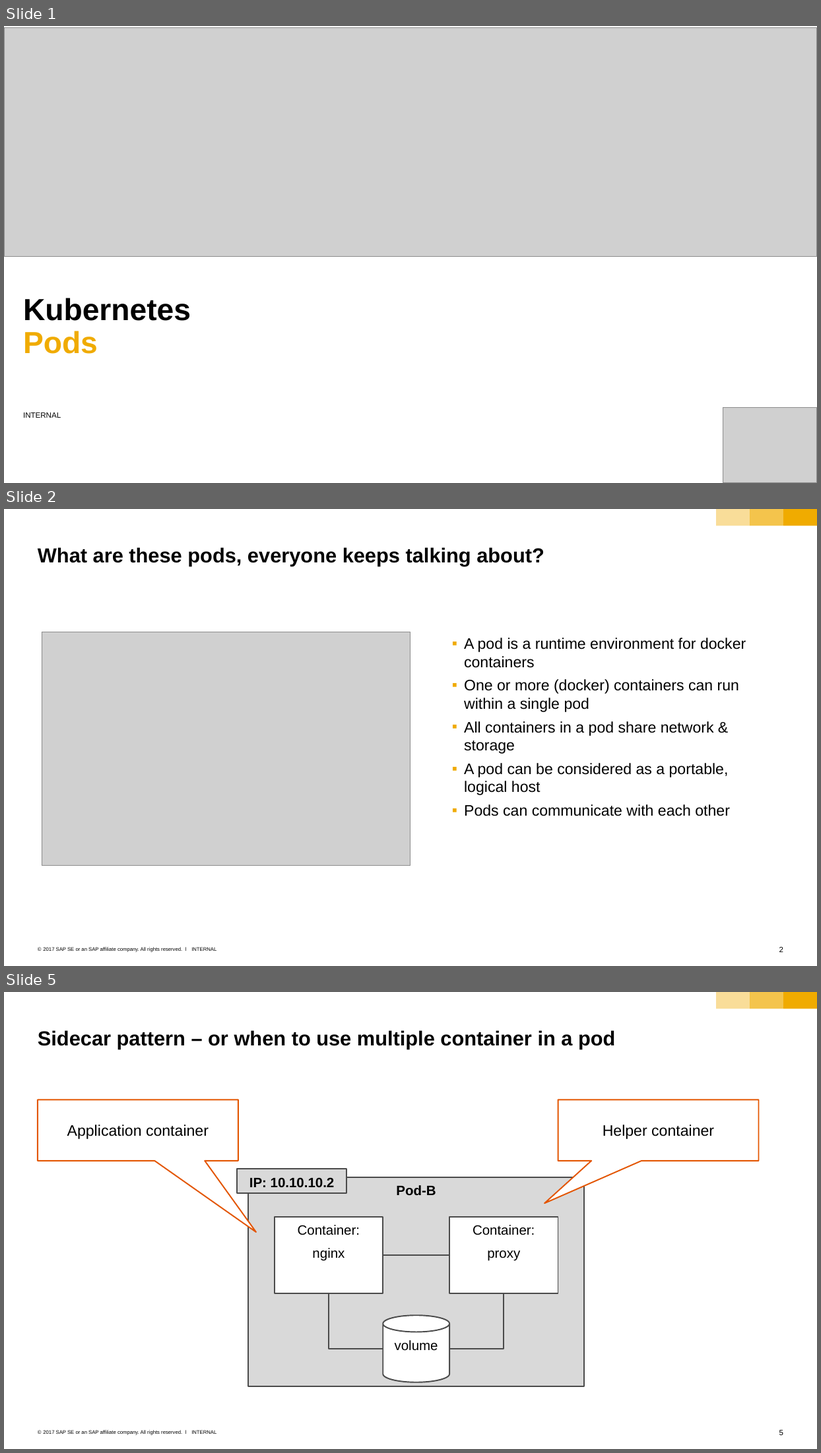
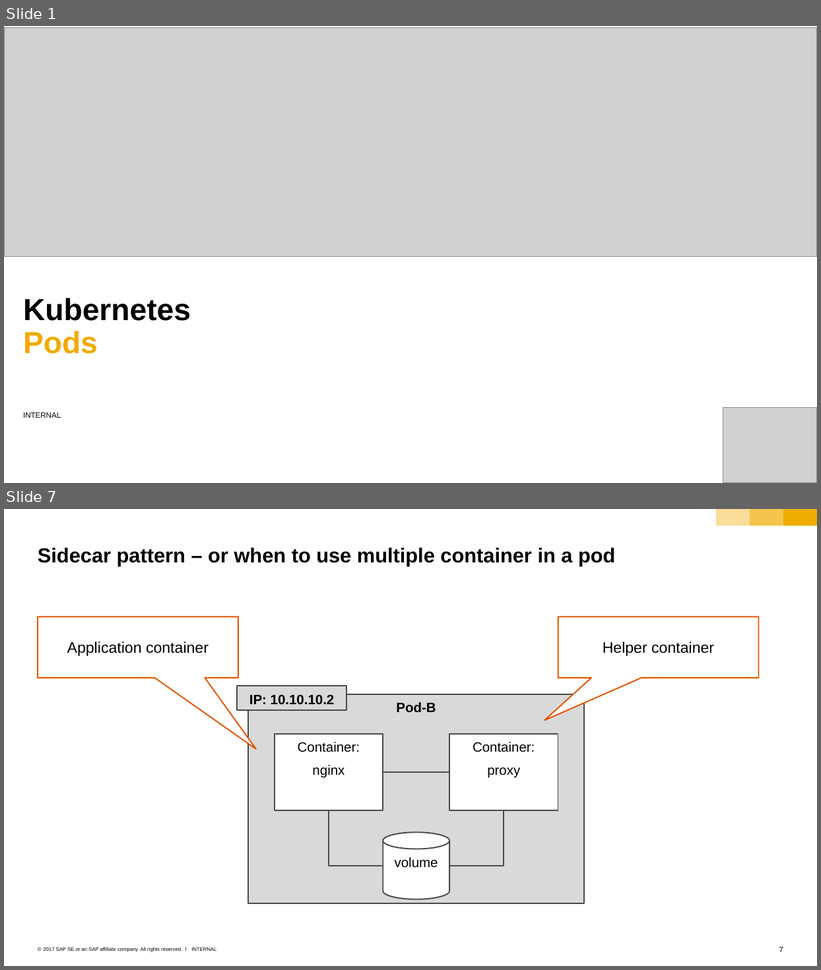
Before and after one commit to cuijiyao01/docker-k8s-training, a slide deck: kubernetes/02_pods.pptx. Shown one above the other, each under a label of ours: slides 1, 2 and 5 before the commit, slides 1 and 7 after it; the slides between them are not shown. The pictures are 821x1453 and 821x970 pixels, drawn with LibreOffice and Linux fonts; fonts in the diff are those of the drawing; grey boxes stand for pictures; background and template pictures are left out. Boxes give left, top, right and bottom in pixels: in the first picture for what was removed or moved away, otherwise in the second. Text is boxed around its words. In the diff, an @@ line names an element or a change of style, - is before the commit and + after.

```diff
--- a/kubernetes/02_pods.pptx
+++ b/kubernetes/02_pods.pptx
@@ slide 2 removed at [4,509,817,966], background #FFFFFF; not listed: 6 template elements that a slide beside it also shows @@
@@ title removed at [38,547,545,566] @@
-What are these pods, everyone keeps talking about?
@@ picture removed at [42,632,411,865] @@
@@ text removed at [464,638,746,817] @@
-  ▪ A pod is a runtime environment for docker containers
-  ▪ One or more (docker) containers can run within a single pod
-  ▪ All containers in a pod share network & storage
-  ▪ A pod can be considered as a portable, logical host
-  ▪ Pods can communicate with each other
@@ what was slide 5 is now slide 7 @@
@@ page number at [780,947,783,953]: text changed @@
-5
+7
```
Also in this commit, not shown: 2 slides changed, 1 slide added.
